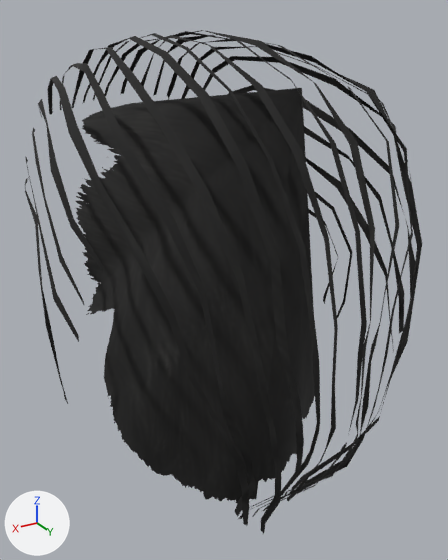
The glTF model assets/source/characters/parts/head_m_old/hair.glb as it was, and as the next commit left it.
Both versions are drawn from a 50 mm lens placed at (0.129, 0.224, 1.73), pointed at (-0.003, 0.004, 1.62). The lights are fixed; the arrows at lower left show +X, +Y and +Z. The picture after the commit comes second. Objects named as collision shapes, trigger or cutter boxes, shadow casters or lower levels of detail are left out.

In view in the first picture: 'hair'.
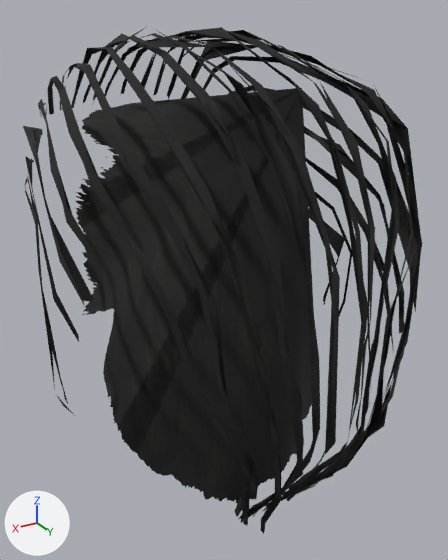
Where the change shows, as pixel boxes (x1, y1, x2, y2) in the pictures (448 x 560 px):
'hair_lod1', added: after (23, 26, 422, 532)

What the commit changed:
Mesh me_hair_lod1 is new.
It has 353 vertices, 296 faces and spans x -0.079..0.078, y -0.095..0.099, z 1.517..1.725.
It uses material mat_hair.
Object 'hair_lod1' (ob_hair_lod1) is new; it shows me_hair_lod1.
Its location is (0.0, 0.0, 0.0).
